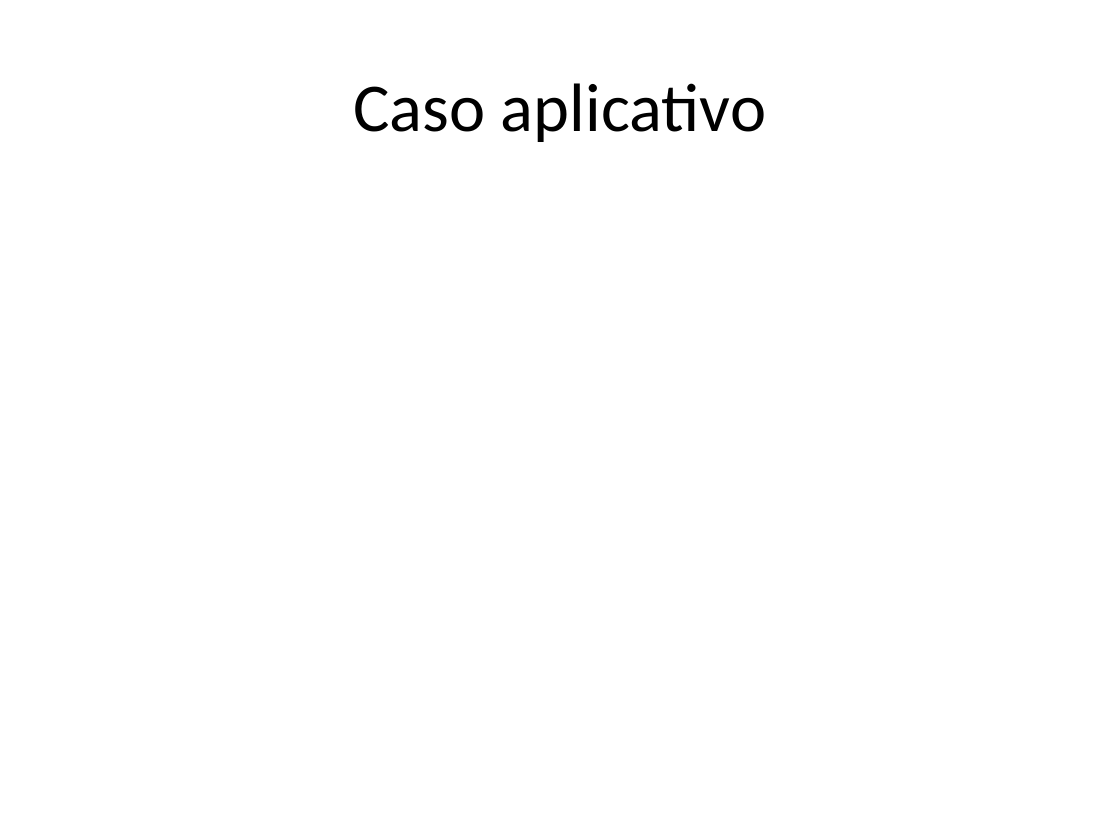
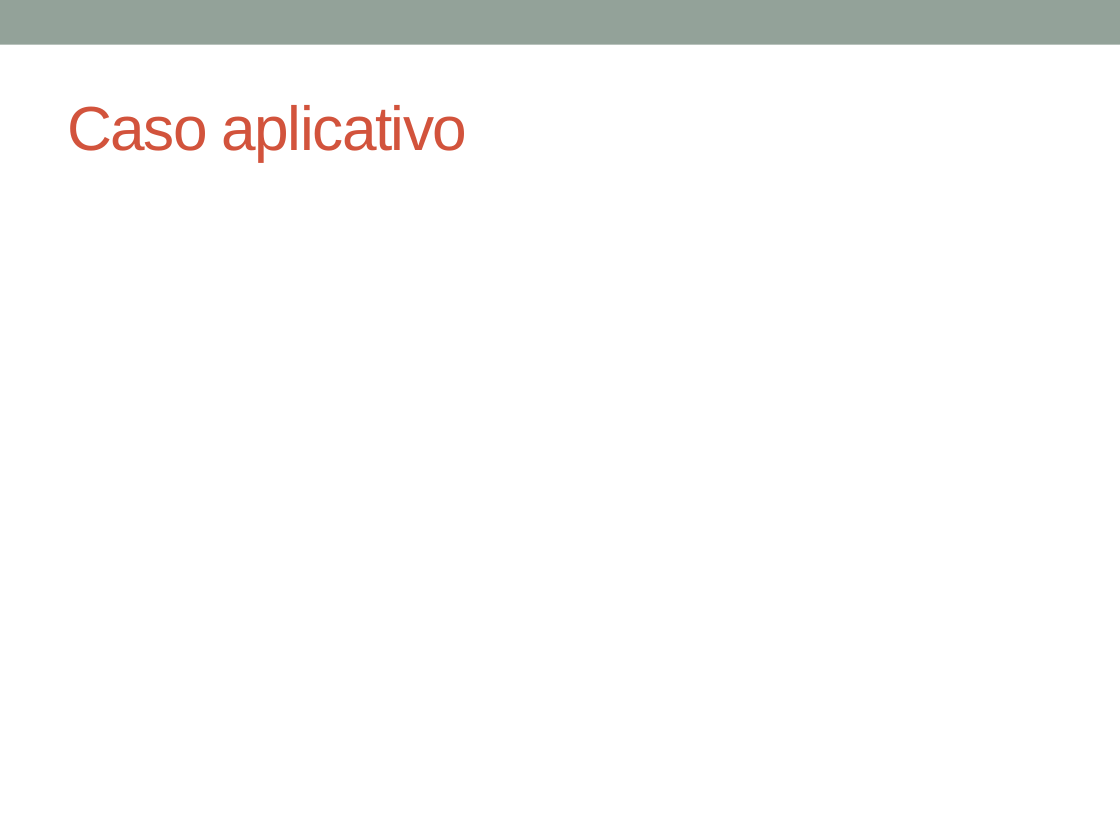
Before and after one commit to oca159/Clase-DAR, a slide deck: slide 7 of Tareas/JPPF/JPPF-Presentacion.pptx (slide 5 before the commit). Drawn at 1120x840 pixels with LibreOffice and Linux fonts; fonts in the diff are those of the drawing. Boxes give left, top, right and bottom in pixels: in the first picture for what was removed or moved away, otherwise in the second. Text is boxed around its words. In the diff, an @@ line names an element or a change of style, - is before the commit and + after.

```diff
--- a/Tareas/JPPF/JPPF-Presentacion.pptx
+++ b/Tareas/JPPF/JPPF-Presentacion.pptx
@@ rectangle added at (0, 0, 1120, 45), fill #93A299 @@
@@ title "Caso aplicativo": place and size @@
-title "Caso aplicativo" at (353, 83, 766, 142)
+title "Caso aplicativo" at (67, 105, 467, 162)
@@ title "Caso aplicativo" at (67, 105, 467, 162): size 44 to 40 pt, font Calibri to Arial, text colour #000000 to #D2533C, letter spacing 0 to -1 pt; alignment centre to left @@
```
Also in this commit, not shown: 4 other slides changed, 5 slides added, 3 slides removed, 1 other file.
